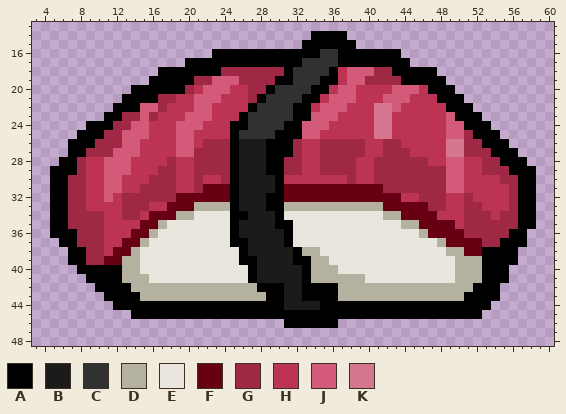
Pixel-art sprite: Resources/Images/AnotherSushi.png. The first picture shows the starting point.
The file is 64x64 pixels. Shown: x 3..60, y 13..48.
Palette (. is transparent): A #000000  B #1d1a1a  C #323131  D #b4b1a1  E #e8e6dd  F #680014  G #9f2845  H #bc3354  J #d35a78  K #d7778f
After:
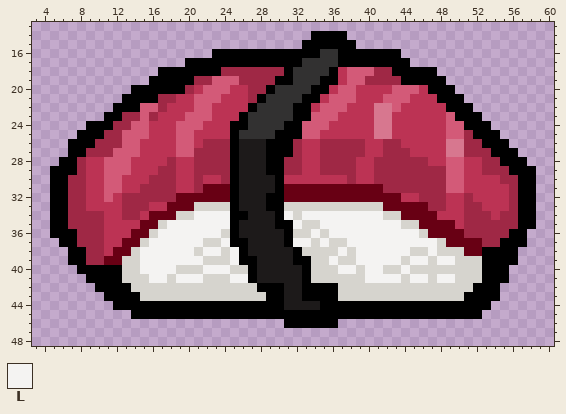
Colours new in this view: L #f4f3f2
The edit:
{"colour":"D","old":"#b4b1a1","new":"#d6d4ce"}
{"y":34,"x":21,"old":"EEEE","new":"LLLL"}
{"y":34,"x":31,"old":"EEEEEEEEEEE","new":"LDLLLLLLLLL"}
{"y":35,"x":18,"old":"EEEEEEE","new":"LLLLLLL"}
{"y":35,"x":32,"old":"EEEEEEEEEEEE","new":"LDDLLLLLLLLL"}
{"y":36,"x":17,"old":"EEEEEEEE","new":"LLLLLLLD"}
{"y":36,"x":32,"old":"EEEEEEEEEEEEEE","new":"DDLDLLLLLLLLLL"}
{"y":37,"x":16,"old":"EEEEEEEEE","new":"LLLLLLDDL"}
{"y":37,"x":32,"old":"EEEEEEEEEEEEEEEE","new":"LLDLDDLLLLLLLLLL"}
{"y":38,"x":15,"old":"EEEEEEEEEEE","new":"LLLLLLDLLDL"}
{"y":38,"x":35,"old":"EEEEEEEEEEEEEE","new":"DDLDLLLLLLDDLD"}
{"y":39,"x":15,"old":"EEEEEEEEEEE","new":"LLLLLLLDDDL"}
{"y":39,"x":36,"old":"EEEEEEEEEEEEEE","new":"LDDLLLLLDLLDLL"}
{"y":40,"x":15,"old":"EEEEEEEEEEEE","new":"LLLLDDDLLLDD"}
{"y":40,"x":37,"old":"EEEEEEEEEEEEE","new":"LLDLLDDLDDDDD"}
{"y":41,"x":16,"old":"EEEEEEEEEEE","new":"LLDLLLDDDLL"}
{"y":41,"x":40,"old":"EEEEEEEEEE","new":"LLLLDLLDLL"}
